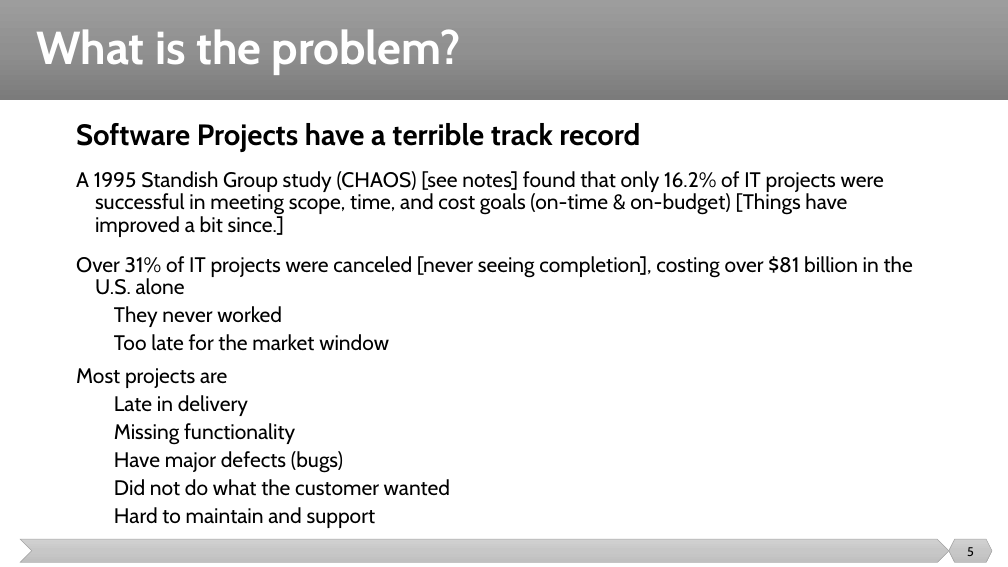
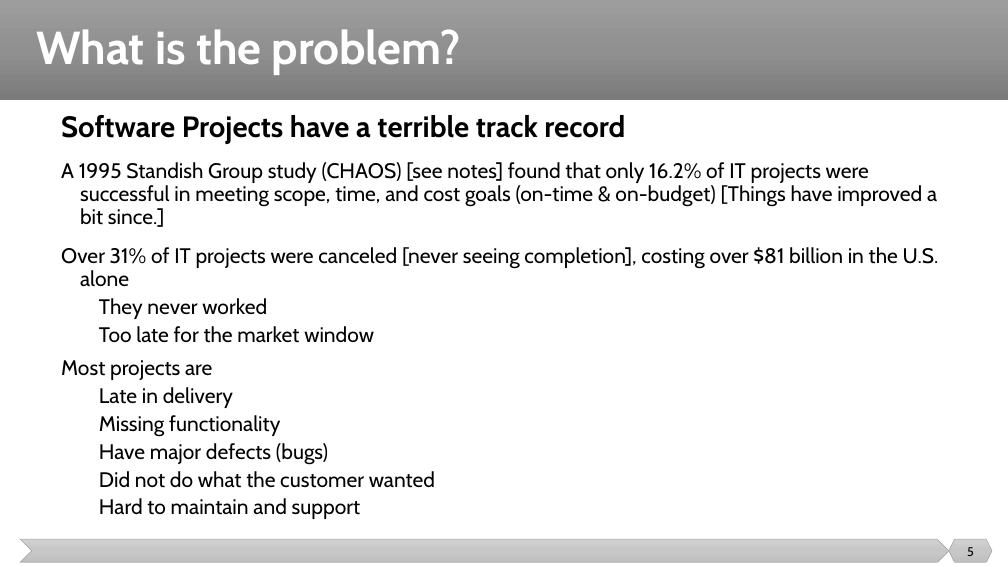
Before and after one commit to malenezi/malenezi, a slide deck: slide 5 of SE401/Lectures/2-Software Quality/Software Quality.pptx. Drawn at 1008x567 pixels with LibreOffice and Linux fonts; fonts in the diff are those of the drawing. Boxes give left, top, right and bottom in pixels: in the first picture for what was removed or moved away, otherwise in the second. Text is boxed around its words. In the diff, an @@ line names an element or a change of style, - is before the commit and + after.

```diff
--- a/SE401/Lectures/2-Software Quality/Software Quality.pptx
+++ b/SE401/Lectures/2-Software Quality/Software Quality.pptx
@@ text "Software Projects have a terrible ..." rewrapped from (x1=76, y1=123, x2=913, y2=528) to (x1=61, y1=115, x2=939, y2=519) @@
```
Also in this commit, not shown: 5 other slides changed.
